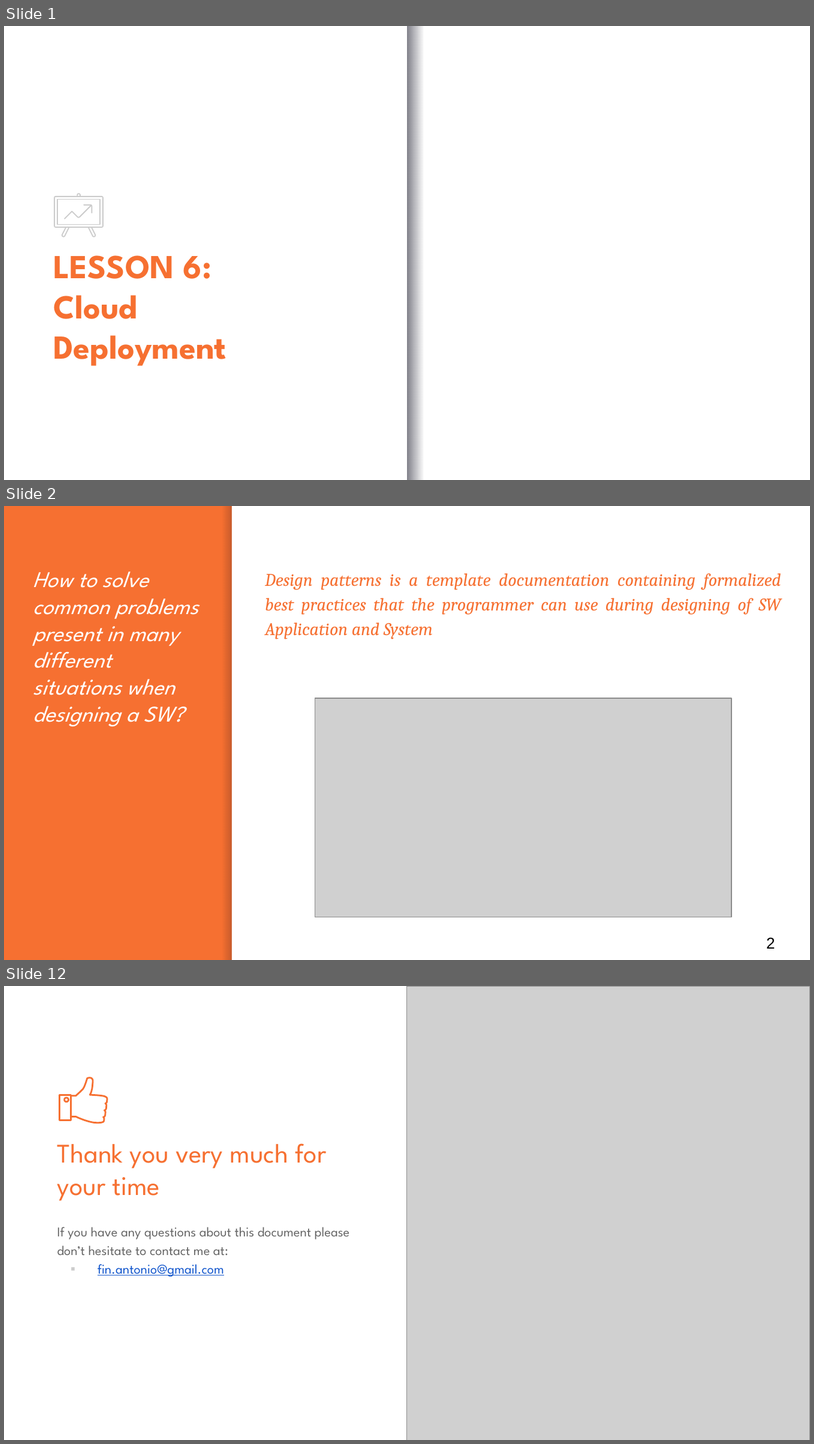
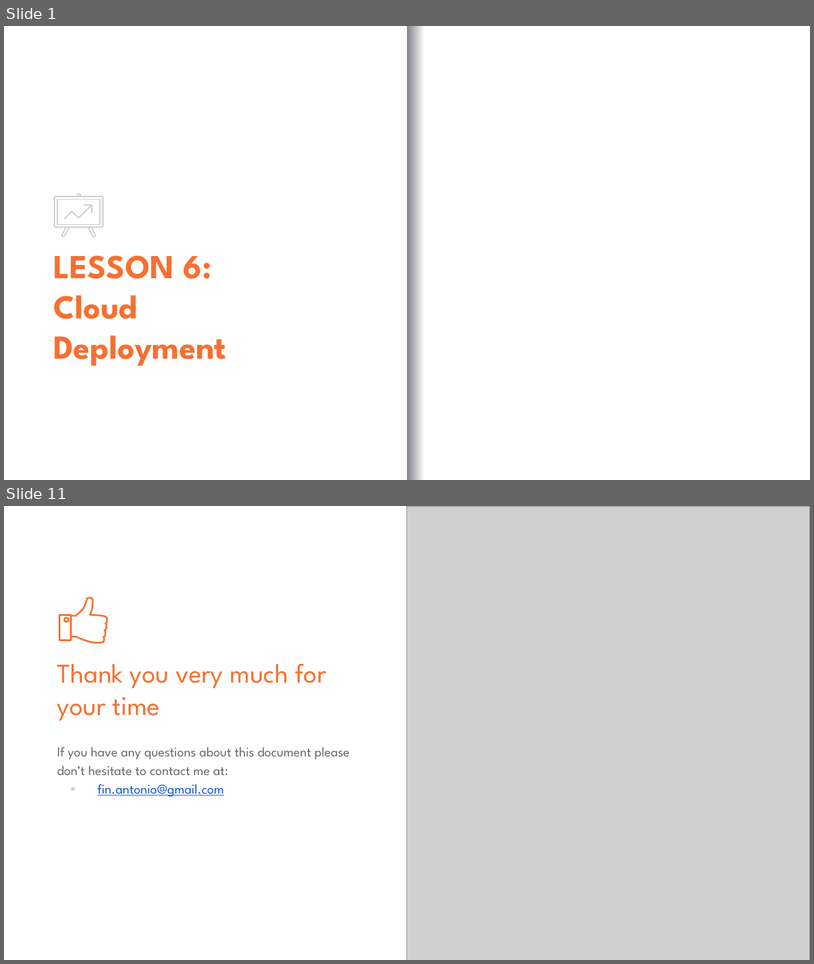
Before and after one commit to antfin/ComputerProgrammingBasic, a slide deck: lessons/Lesson_6.pptx. Shown one above the other, each under a label of ours: slides 1, 2 and 12 before the commit, slides 1 and 11 after it; the slides between them are not shown. The pictures are 814x1444 and 814x964 pixels, drawn with LibreOffice and Linux fonts; fonts in the diff are those of the drawing; grey boxes stand for pictures; background and template pictures are left out. Boxes give left, top, right and bottom in pixels: in the first picture for what was removed or moved away, otherwise in the second. Text is boxed around its words. In the diff, an @@ line names an element or a change of style, - is before the commit and + after.

```diff
--- a/lessons/Lesson_6.pptx
+++ b/lessons/Lesson_6.pptx
@@ slide 2 removed at box(4, 506, 810, 960), background #F67031 @@
@@ rectangle removed at box(222, 506, 231, 959) @@
@@ rectangle removed at box(232, 506, 810, 959) @@
@@ title removed at box(33, 571, 198, 726) @@
-How to solve common problems present in many different situations when designing a SW?
@@ text removed at box(265, 573, 782, 639) @@
-Design patterns is a template documentation containing formalized best practices that the programmer can use during designing of SW Application and System
@@ picture removed at box(315, 698, 732, 916) @@
@@ page number removed at box(767, 937, 776, 948) @@
-2
@@ what was slide 12 is now slide 11 @@
```
Also in this commit, not shown: 2 slides changed, 7 slides added, 7 other slides removed, 4 other files.
